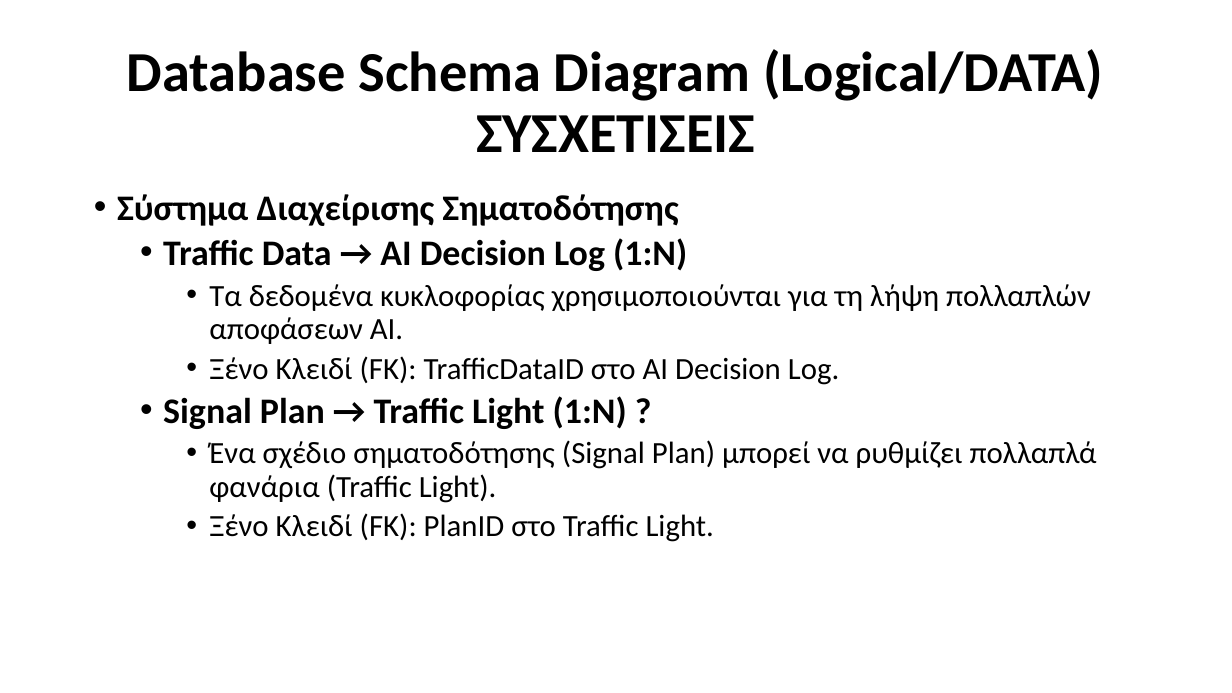
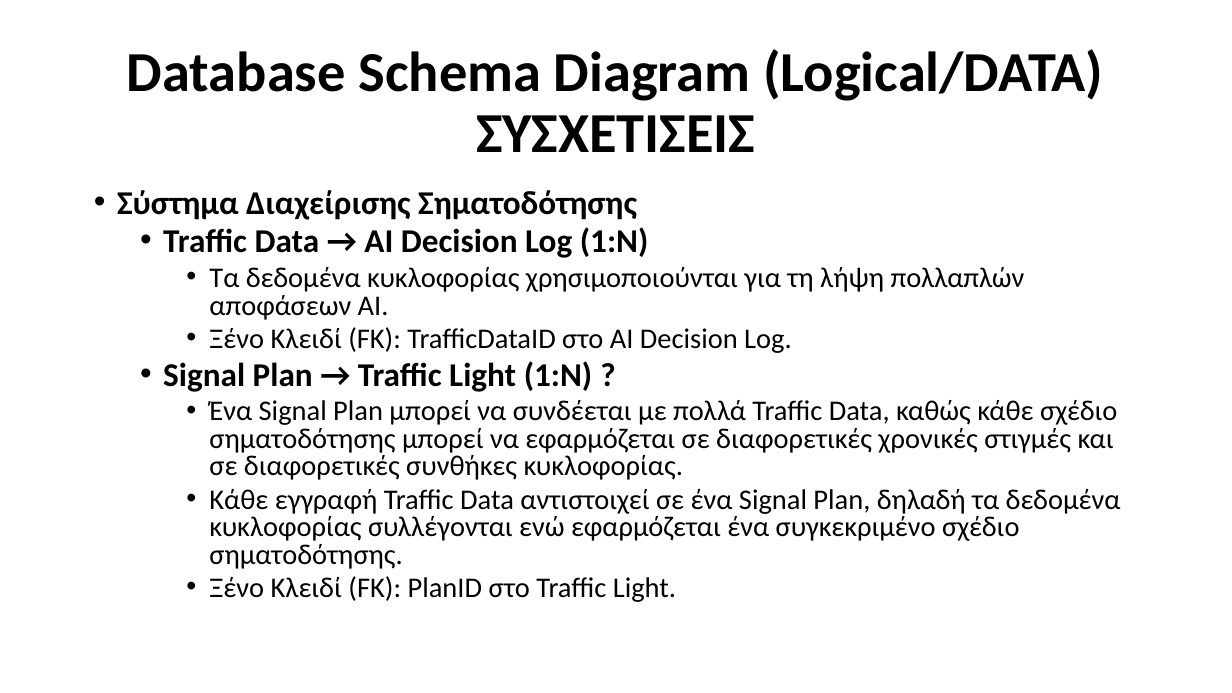
Before and after one commit to Ath21/STL_Drive, a slide deck: slide 28 of Presentation.pptx (slide 23 before the commit). Drawn at 1232x693 pixels with LibreOffice and Linux fonts; fonts in the diff are those of the drawing. Boxes give left, top, right and bottom in pixels: in the first picture for what was removed or moved away, otherwise in the second. Text is boxed around its words. In the diff, an @@ line names an element or a change of style, - is before the commit and + after.

Commit message:
data

```diff
--- a/Presentation.pptx
+++ b/Presentation.pptx
@@ text at (x1=117, y1=190, x2=1025, y2=602): size 28 to 25.9 pt in "Σύστημα Διαχείρισης Σηματοδότησης", "Traffic Data → AI Decision Log (1:N)", "Signal Plan → Traffic Light (1:N) ?"; size 24 to 22.2 pt in "Τα δεδομένα κυκλοφορίας χρησιμοποιούνται για τη λήψη ...", "Ξένο Κλειδί (FK): TrafficDataID στο AI Decision ...", "Ξένο Κλειδί (FK): PlanID στο Traffic Light."; line spacing 0.9 to 0.8 @@
@@ text at (x1=209, y1=400, x2=1121, y2=569): text changed; size 24 to 22.2 pt @@
-    • Ένα σχέδιο σηματοδότησης (Signal Plan) μπορεί να ρυθμίζει πολλαπλά φανάρια (Traffic Light).
+    • Ένα Signal Plan μπορεί να συνδέεται με πολλά Traffic Data, καθώς κάθε σχέδιο σηματοδότησης μπορεί να εφαρμόζεται σε διαφορετικές χρονικές στιγμές και σε διαφορετικές συνθήκες κυκλοφορίας.
+    • Κάθε εγγραφή Traffic Data αντιστοιχεί σε ένα Signal Plan, δηλαδή τα δεδομένα κυκλοφορίας συλλέγονται ενώ εφαρμόζεται ένα συγκεκριμένο σχέδιο σηματοδότησης.
```
Also in this commit, not shown: 2 other slides changed, 8 slides added, 1 slide removed, 5 other files.
